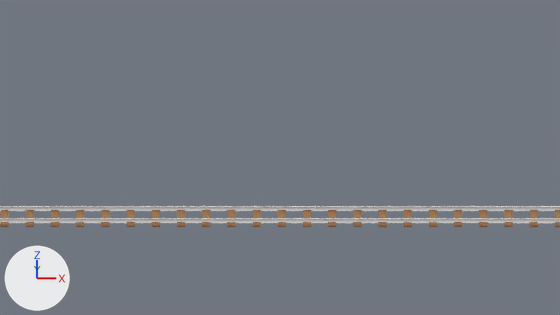
Renders of the Blender file assets/TrainTemplate.blend from each side of a commit.
Rendered twice from the file's camera 'Camera'. Lighting does not change. The marker at lower left points along +X, +Y and +Z.
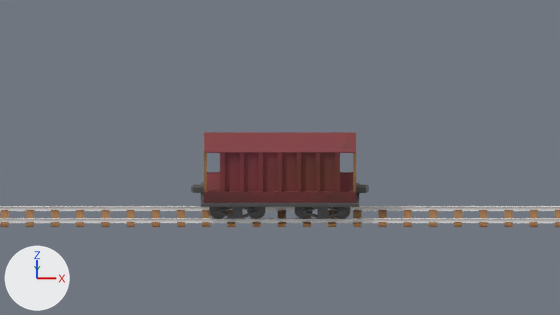
Location of each change, (x1, y1, x2, y2) in pixels of the pictures (560 x 315 px):
'TrainCar.001', shown (brown): after (204, 132, 356, 203)
'WheelConnectorL', shown: after (201, 183, 359, 219)
'WheelConnectorL.001', shown: after (191, 185, 369, 193)

What the commit changed:
Object 'TrainCar.001' (ob_traincar_001) is now shown.
Object 'WheelConnectorL' (ob_wheelconnectorl) is now shown.
Object 'WheelConnectorL.001' (ob_wheelconnectorl_001) is now shown.
